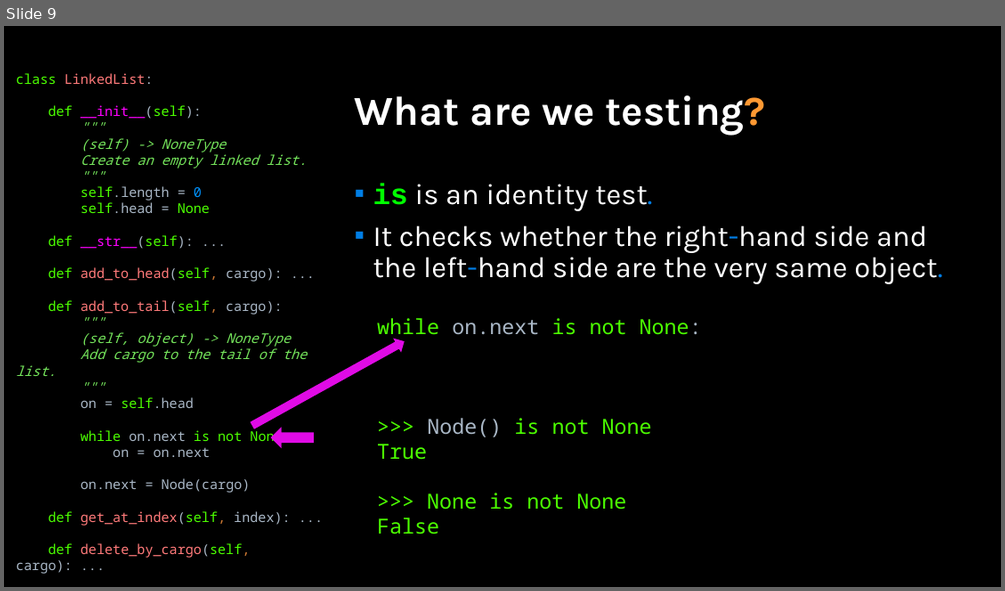
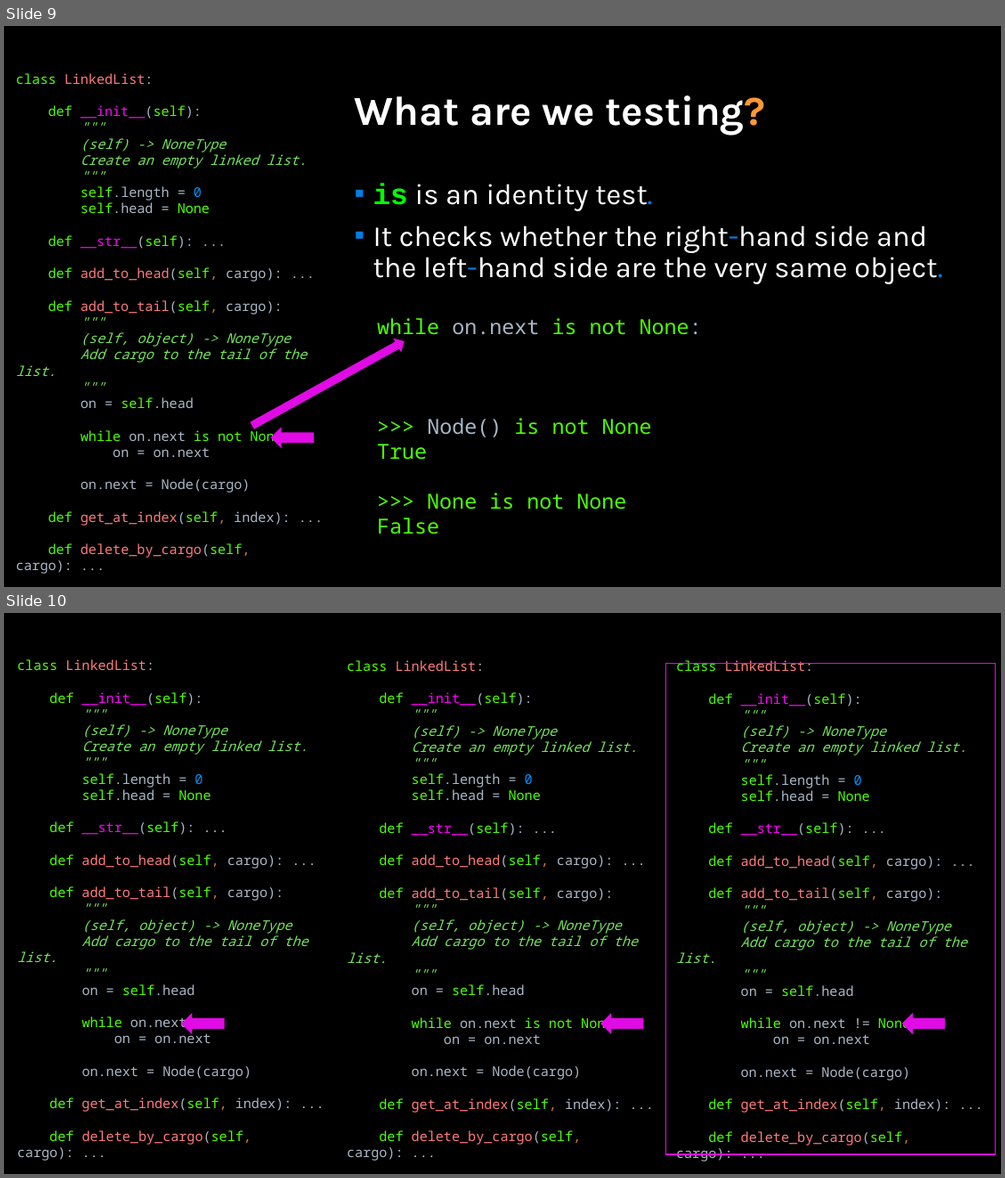
Before and after one commit to APS106/APS106-winter-2023-kinsella-goodfellow, a slide deck: lectures/week12/lecture2/slides/week12_lecture2.pptx. Shown one above the other, each under a label of ours: slide 9 before the commit, slides 9 and 10 after it. The pictures are 1005x591 and 1005x1178 pixels, drawn with LibreOffice and Linux fonts; fonts in the diff are those of the drawing; background and template pictures are left out. Boxes give left, top, right and bottom in pixels: in the first picture for what was removed or moved away, otherwise in the second. Text is boxed around its words. In the diff, an @@ line names an element or a change of style, - is before the commit and + after.

```diff
--- a/lectures/week12/lecture2/slides/week12_lecture2.pptx
+++ b/lectures/week12/lecture2/slides/week12_lecture2.pptx
@@ slide 10 added at (4, 613, 1001, 1174), background picture (left out) @@
@@ text added at (17, 659, 307, 1160), 13 pt, text #A9B7C6 @@
+class LinkedList:
+def __init__(self):
+"""
+(self) -> NoneType
+Create an empty linked list.
+"""
+self.length = 0
+self.head = None
+def __str__(self): ...
+def add_to_head(self, cargo): ...
+def add_to_tail(self, cargo):
+"""
+(self, object) -> NoneType
+Add cargo to the tail of the list.
+"""
+on = self.head
+while on.next:
+on = on.next
+on.next = Node(cargo)
+def get_at_index(self, index): ...
+def delete_by_cargo(self, cargo): ...
@@ text added at (347, 660, 638, 1160), 13 pt, text #A9B7C6 @@
+class LinkedList:
+def __init__(self):
+"""
+(self) -> NoneType
+Create an empty linked list.
+"""
+self.length = 0
+self.head = None
+def __str__(self): ...
+def add_to_head(self, cargo): ...
+def add_to_tail(self, cargo):
+"""
+(self, object) -> NoneType
+Add cargo to the tail of the list.
+"""
+on = self.head
+while on.next is not None:
+on = on.next
+on.next = Node(cargo)
+def get_at_index(self, index): ...
+def delete_by_cargo(self, cargo): ...
@@ rectangle added at (666, 664, 995, 1154), outline #E00BE5 1 pt @@
@@ rectangle added at (669, 660, 998, 1159), fill #000000, 13 pt, text #A9B7C6 @@
+class LinkedList:
+def __init__(self):
+"""
+(self) -> NoneType
+Create an empty linked list.
+"""
+self.length = 0
+self.head = None
+def __str__(self): ...
+def add_to_head(self, cargo): ...
+def add_to_tail(self, cargo):
+"""
+(self, object) -> NoneType
+Add cargo to the tail of the list.
+"""
+on = self.head
+while on.next != None:
+on = on.next
+on.next = Node(cargo)
+def get_at_index(self, index): ...
+def delete_by_cargo(self, cargo): ...
@@ right arrow added at (181, 1013, 224, 1035), fill #E00BE5 @@
@@ right arrow added at (600, 1013, 643, 1035), fill #E00BE5 @@
@@ right arrow added at (902, 1013, 945, 1035), fill #E00BE5 @@
```
Also in this commit, not shown: 1 other slide added, 9 other files.
